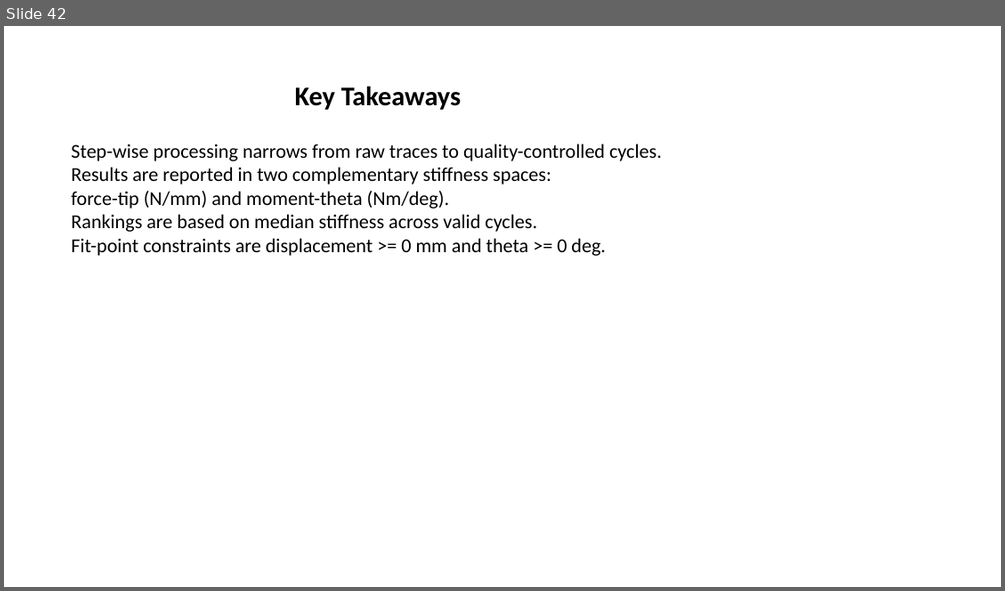
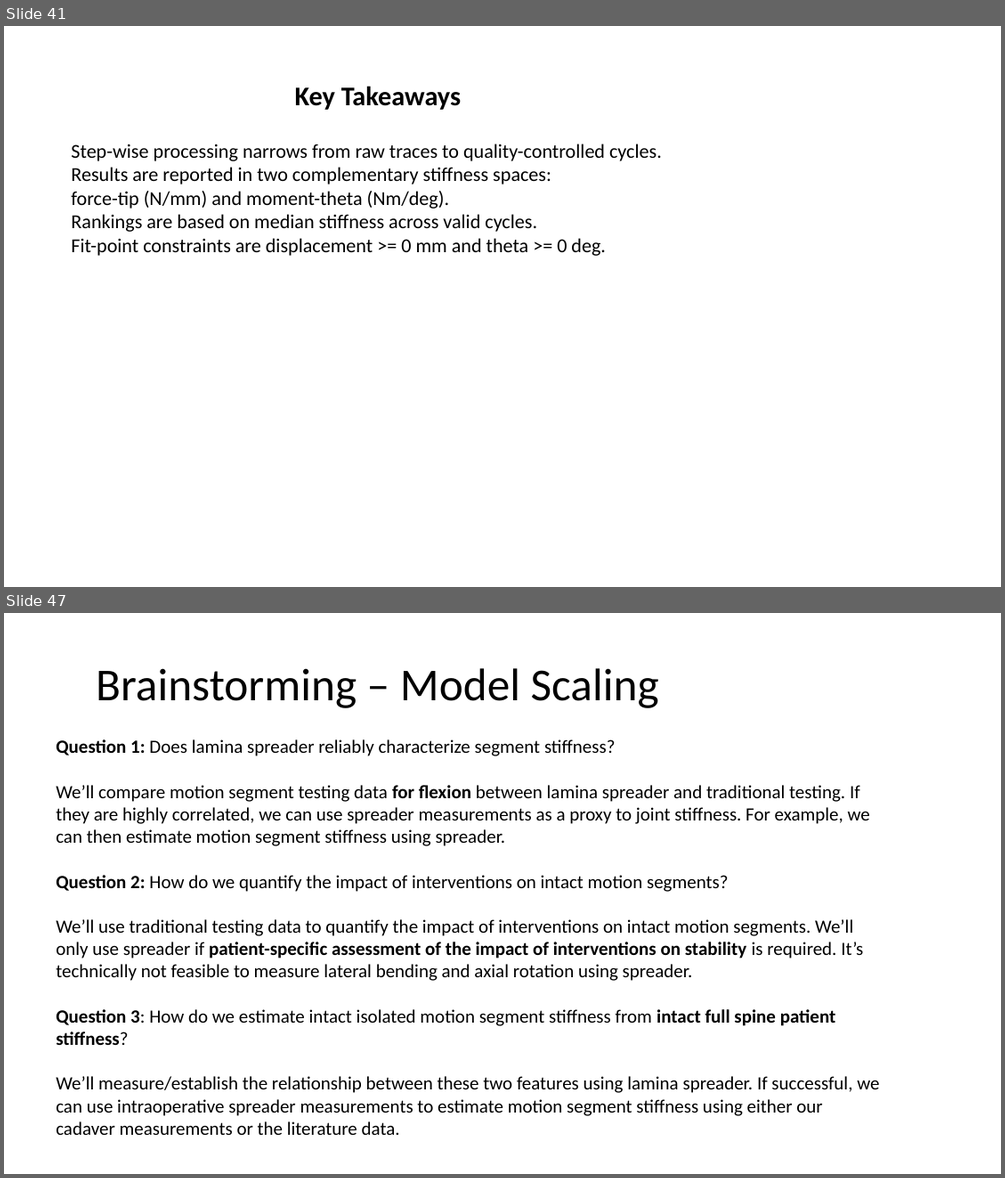
Before and after one commit to rbayoglu-glo/smart_instruments, a slide deck: output/cadaveric_testing_summary.pptx. Shown one above the other, each under a label of ours: slide 42 before the commit, slides 41 and 47 after it; the slides between them are not shown. The pictures are 1005x591 and 1005x1178 pixels, drawn with LibreOffice and Linux fonts; fonts in the diff are those of the drawing. Boxes give left, top, right and bottom in pixels: in the first picture for what was removed or moved away, otherwise in the second. Text is boxed around its words. In the diff, an @@ line names an element or a change of style, - is before the commit and + after.

Commit message:
- improved data analysis scripts - new lab data

```diff
--- a/output/cadaveric_testing_summary.pptx
+++ b/output/cadaveric_testing_summary.pptx
@@ slide 47 added at [4,613,1001,1174], background #FFFFFF @@
@@ title added at [96,668,659,708], 44 pt, text #000000 @@
+Brainstorming – Model Scaling
@@ text added at [56,739,879,1135], 18 pt, text #000000 @@
+Question 1: Does lamina spreader reliably characterize segment stiffness?
+We’ll compare motion segment testing data for flexion between lamina spreader and traditional testing. If they are highly correlated, we can use spreader measurements as a proxy to joint stiffness. For example, we can then estimate motion segment stiffness using spreader.
+Question 2: How do we quantify the impact of interventions on intact motion segments?
+We’ll use traditional testing data to quantify the impact of interventions on intact motion segments. We’ll only use spreader if patient-specific assessment of the impact of interventions on stability is required. It’s technically not feasible to measure lateral bending and axial rotation using spreader.
+Question 3: How do we estimate intact isolated motion segment stiffness from intact full spine patient stiffness?
+We’ll measure/establish the relationship between these two features using lamina spreader. If successful, we can use intraoperative spreader measurements to estimate motion segment stiffness using either our cadaver measurements or the literature data.
@@ what was slide 42 is now slide 41 @@
```
Also in this commit, not shown: 11 slides changed, 16 other slides added, 1 slide removed, 21 other files.
